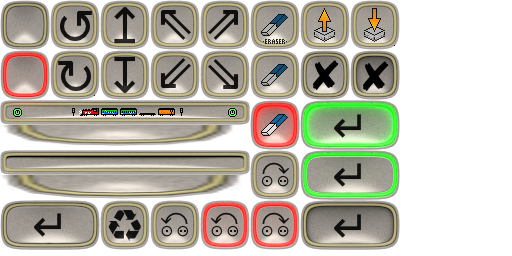
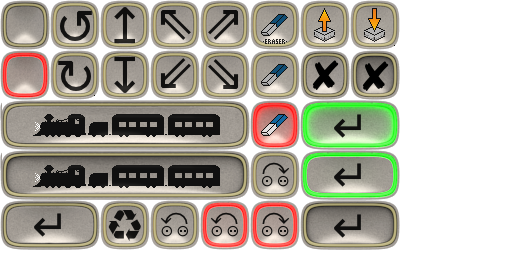
Layer changes from the first 512x256 image to the second:
removed layer "train-button-decal.gif" over [13, 108, 237, 117]
added layer "large trains icon.gif copy" above "large trains icon.gif" over [33, 165, 220, 188]
added layer "large trains icon.gif" above "Clipboard copy" over [33, 114, 220, 137]
painted on "Clipboard copy" over [0, 100, 250, 200]
